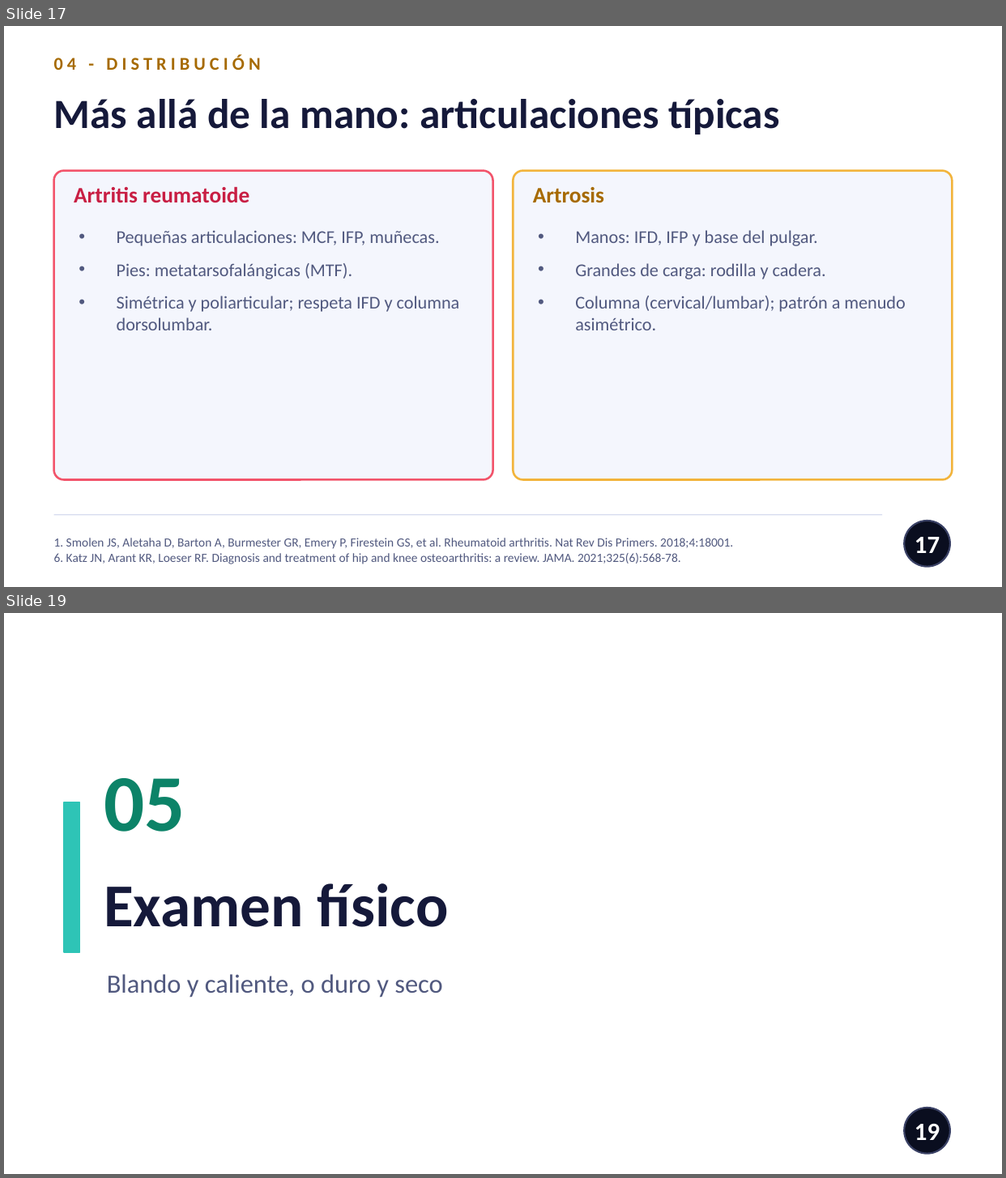
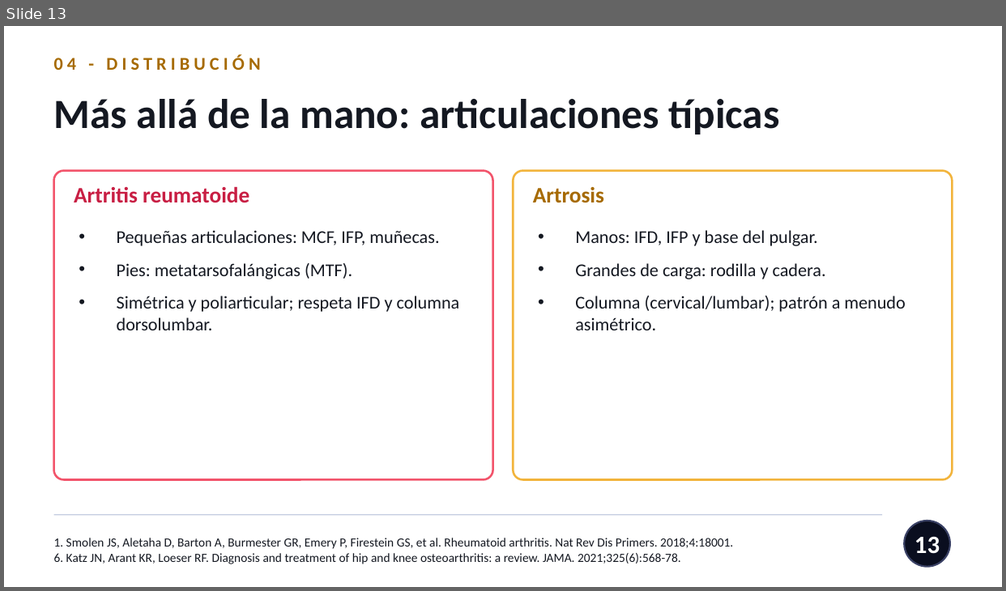
Before and after one commit to nestor120512/nes, a slide deck: Dx_AR_vs_artrosis.pptx. Shown one above the other, each under a label of ours: slides 17 and 19 before the commit, slide 13 after it; the slides between them are not shown. The pictures are 1006x1178 and 1006x591 pixels, drawn with LibreOffice and Linux fonts; fonts in the diff are those of the drawing. Boxes give left, top, right and bottom in pixels: in the first picture for what was removed or moved away, otherwise in the second. Text is boxed around its words. In the diff, an @@ line names an element or a change of style, - is before the commit and + after.

```diff
--- a/Dx_AR_vs_artrosis.pptx
+++ b/Dx_AR_vs_artrosis.pptx
@@ slide 19 removed at bbox=[4, 613, 1002, 1174], background #FFFFFF @@
@@ text removed at bbox=[104, 778, 185, 832] @@
-05
@@ rectangle removed at bbox=[64, 803, 80, 952] @@
@@ text removed at bbox=[104, 884, 449, 927] @@
-Examen físico
@@ text removed at bbox=[107, 974, 442, 998] @@
-Blando y caliente, o duro y seco
@@ ellipse removed at bbox=[904, 1108, 950, 1154] @@
@@ page number removed at bbox=[914, 1124, 940, 1140] @@
-19
@@ what was slide 17 is now slide 13 @@
@@ slide 13 changed as well @@
@@ text "Más allá de la mano: ..." at bbox=[54, 99, 780, 135]: text colour #15193A to #141821 @@
@@ rounded rectangle at bbox=[54, 171, 493, 480]: fill #F4F6FD to #FFFFFF @@
@@ rounded rectangle at bbox=[513, 171, 952, 480]: fill #F4F6FD to #FFFFFF @@
@@ text colour #51597F to #141821 in 3 elements at bbox=[54, 538, 733, 565], bbox=[117, 230, 460, 331], bbox=[575, 230, 905, 331] @@
@@ line (54, 515) - (882, 515): stroke #D7DCEF 0.75 pt to #C4CCE0 0.75 pt @@
@@ page number at bbox=[914, 536, 940, 554]: text changed @@
-17
+13
```
Also in this commit, not shown: 28 other slides changed, 3 slides added, 7 other slides removed.
